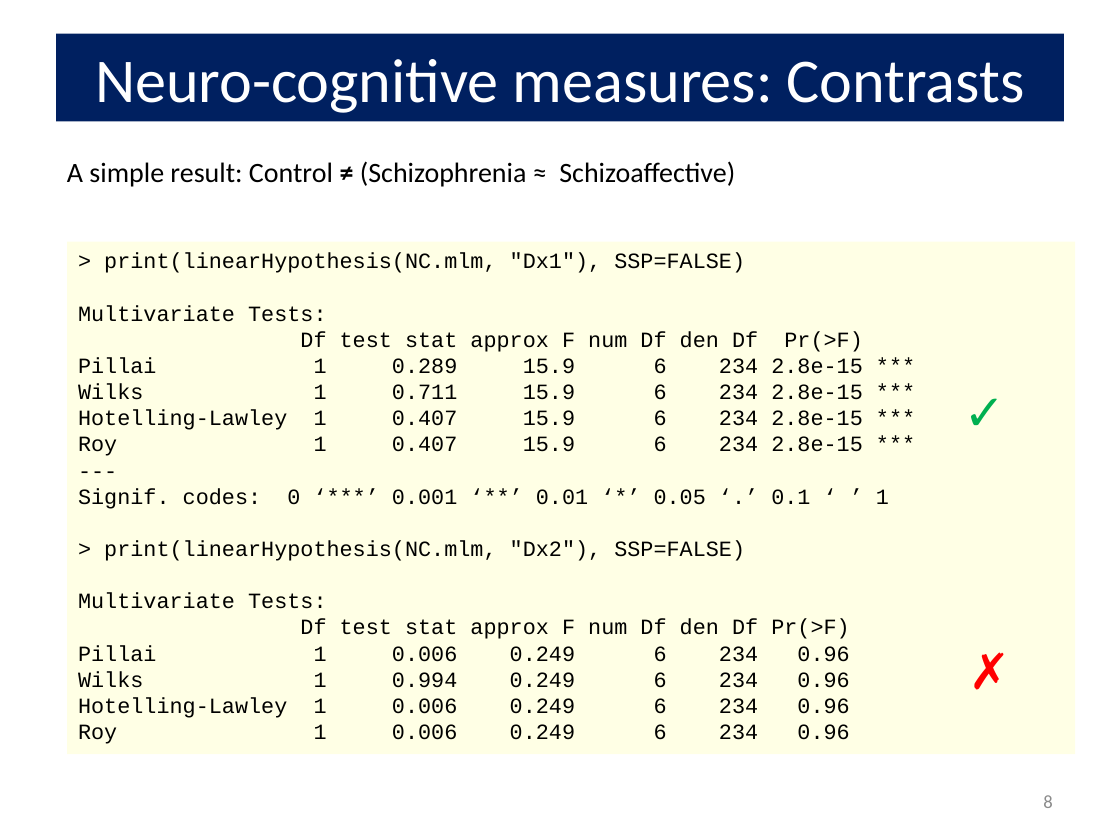
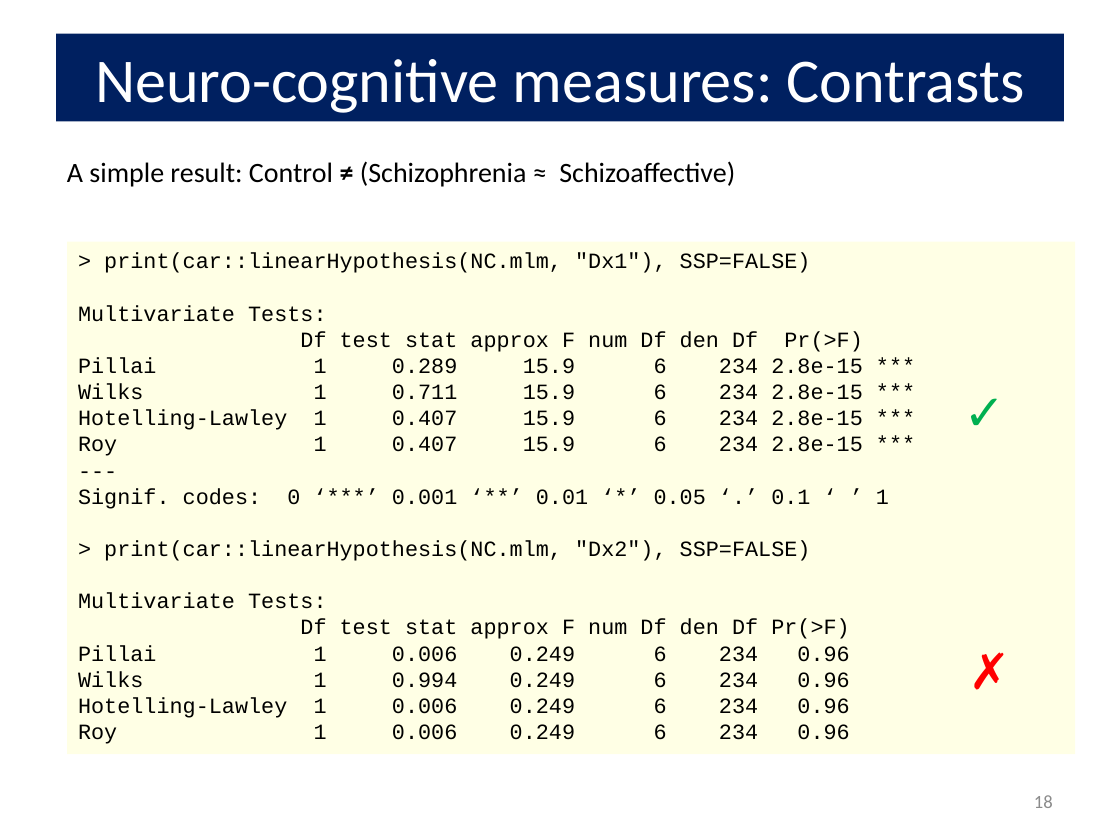
Before and after one commit to friendly/VisMLM-course, a slide deck: slide 18 of lectures/lecture3.pptx (slide 8 before the commit). Drawn at 1120x840 pixels with LibreOffice and Linux fonts; fonts in the diff are those of the drawing. Boxes give left, top, right and bottom in pixels: in the first picture for what was removed or moved away, otherwise in the second. Text is boxed around its words. In the diff, an @@ line names an element or a change of style, - is before the commit and + after.

```diff
--- a/lectures/lecture3.pptx
+++ b/lectures/lecture3.pptx
@@ text in rectangle at (104, 253, 811, 273): text changed @@
-> print(linearHypothesis(NC.mlm, "Dx1"), SSP=FALSE)
+> print(car::linearHypothesis(NC.mlm, "Dx1"), SSP=FALSE)
@@ text in rectangle at (104, 540, 811, 561): text changed @@
-> print(linearHypothesis(NC.mlm, "Dx2"), SSP=FALSE)
+> print(car::linearHypothesis(NC.mlm, "Dx2"), SSP=FALSE)
@@ page number at (1034, 795, 1053, 808): text changed @@
-8
+18
```
Also in this commit, not shown: 5 other slides changed, 11 slides added, 33 other files.
